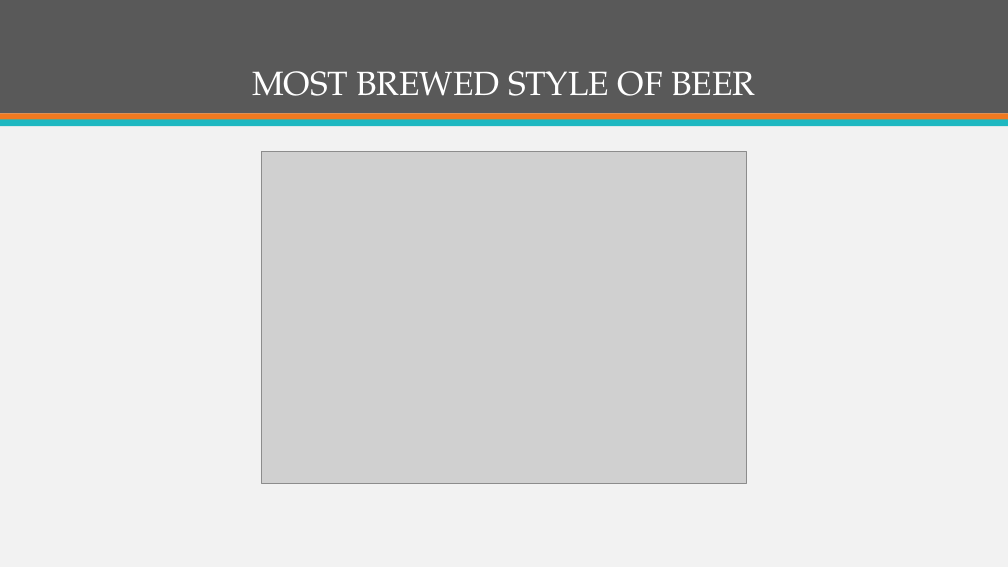
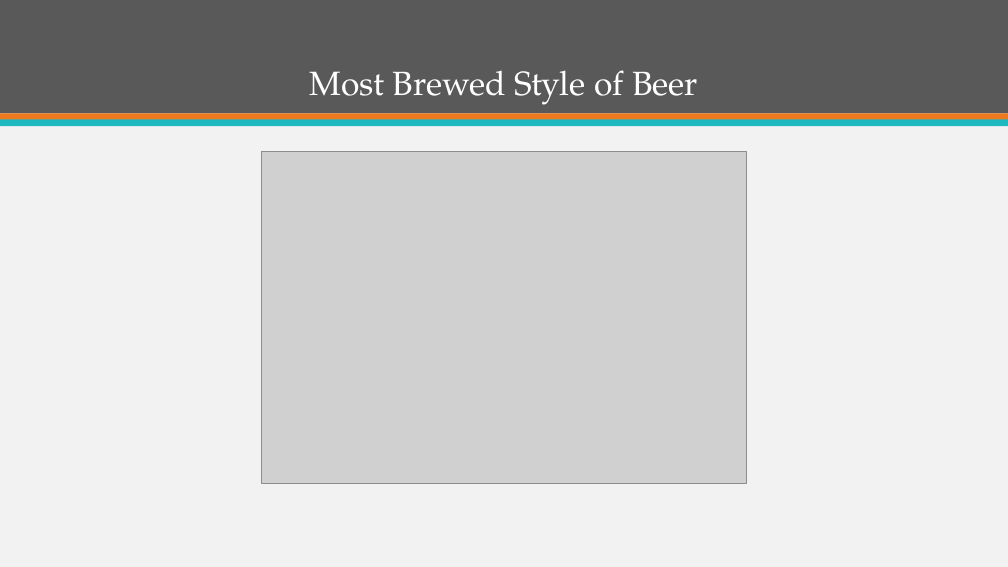
Before and after one commit to ItsGreyedOut/Brewery-Startup, a slide deck: slide 5 of presentation.pptx. Drawn at 1008x567 pixels with LibreOffice and Linux fonts; fonts in the diff are those of the drawing; grey boxes stand for pictures. Boxes give left, top, right and bottom in pixels: in the first picture for what was removed or moved away, otherwise in the second. Text is boxed around its words. In the diff, an @@ line names an element or a change of style, - is before the commit and + after.

```diff
--- a/presentation.pptx
+++ b/presentation.pptx
@@ title at (x1=310, y1=70, x2=698, y2=105): text changed @@
-MOST BREWED STYLE OF BEER
+Most Brewed Style of Beer
```
Also in this commit, not shown: 6 other slides changed, 2 other files.
